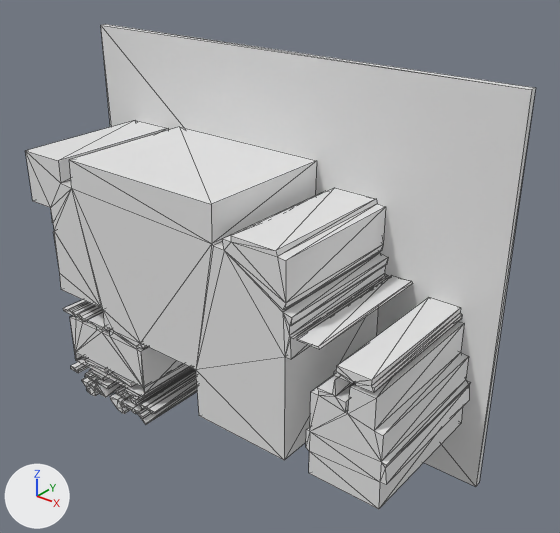
A saved change to the glTF model version one/out_3d/87_15.glb.
One viewpoint serves both versions: a 50 mm lens placed at (14.69, -11.95, 10.67), pointed at (5.92, -0.98, 3.87). Every picture has the same lights, and +X, +Y and +Z are marked at lower left. Mesh edges are drawn as thin lines. Where no turn or scale is listed for an object, it has been applied to the vertices. Vertices at the same position are counted once.

Script lines for the objects in view, before the commit:
```python
me_geometry_0 = bpy.data.meshes.new('geometry_0')
me_geometry_0.from_pydata(...)  # 536 vertices, 1016 faces; spans x 0.0..10.23, y -3.15..0.0, z 0.0..7.9
ob_geometry_0 = bpy.data.objects.new('geometry_0', me_geometry_0)
ob_geometry_0.location = (0.0, 0.0, 0.0)
```
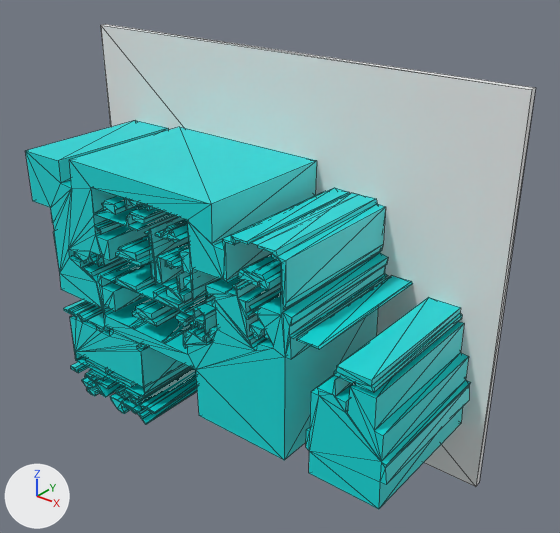
Where the change shows, as pixel boxes (x1, y1, x2, y2) in the pictures (560 x 533 px):
part 1 of me_geometry_0, added (cyan): after (60, 160, 376, 370)
part 2 of me_geometry_0, recoloured (grey to cyan): (26, 26, 487, 509) in both

What changed in the scene script:
```text
Add mat_defaultmaterial:
    mat_defaultmaterial = bpy.data.materials.new('DefaultMaterial')
    mat_defaultmaterial.use_nodes = True; mat_defaultmaterial.node_tree.nodes.clear()
    _N = mat_defaultmaterial.node_tree.nodes; _L = mat_defaultmaterial.node_tree.links
    n0 = _N.new('ShaderNodeOutputMaterial'); n0.name = 'Material Output'
    n1 = _N.new('ShaderNodeBsdfPrincipled'); n1.name = 'Principled BSDF'
    n2 = _N.new('ShaderNodeVertexColor'); n2.name = 'Color Attribute'
    _L.new(n1.outputs[0], n0.inputs[0])  # 'BSDF' to 'Surface'
    _L.new(n2.outputs[0], n1.inputs[0])  # 'Color' to 'Base Color'
Change me_geometry_0:
    used by ob_geometry_0; location = (0.0, 0.0, 0.0)
    remove me_geometry_0.from_pydata(...)  # 536 vertices, 1016 faces; spans x 0.0..10.23, y -3.15..0.0, z 0.0..7.9
    add me_geometry_0.from_pydata(...)  # 1352 vertices, 2608 faces; spans x 0.0..10.23, y -3.15..0.0, z 0.0..7.9
    me_geometry_0 part 1: 816 vertices added at x 1.96..7.68, y -3.15..-0.15, z 2.65..5.53
    me_geometry_0 part 2: 702 faces spanning x 0.0..10.23, y -3.15..0.0, z 0.0..7.9 switch from no material to mat_defaultmaterial
```
